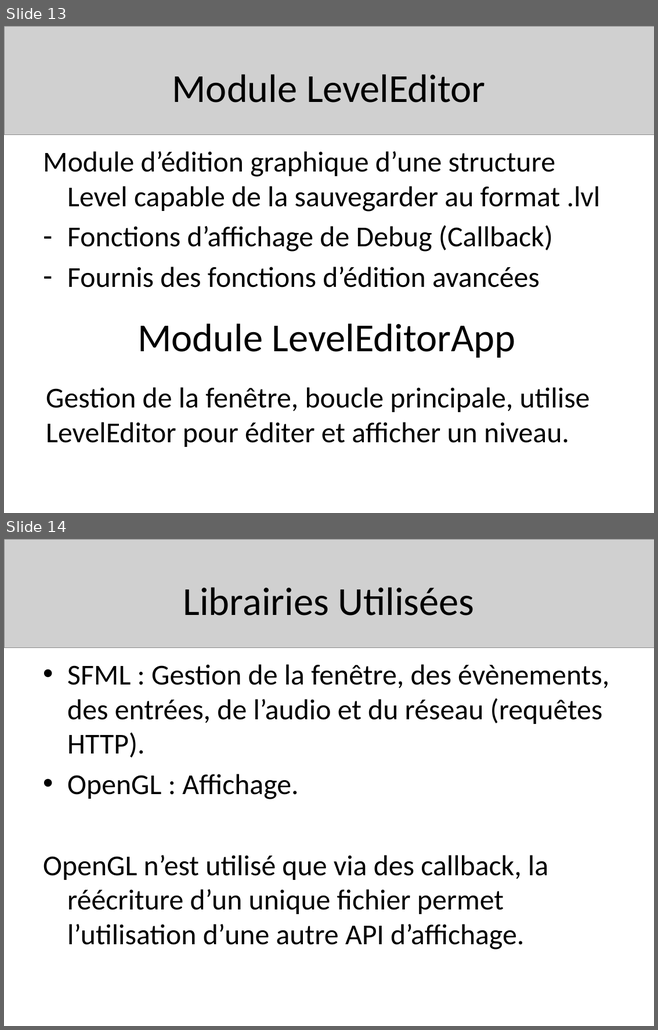
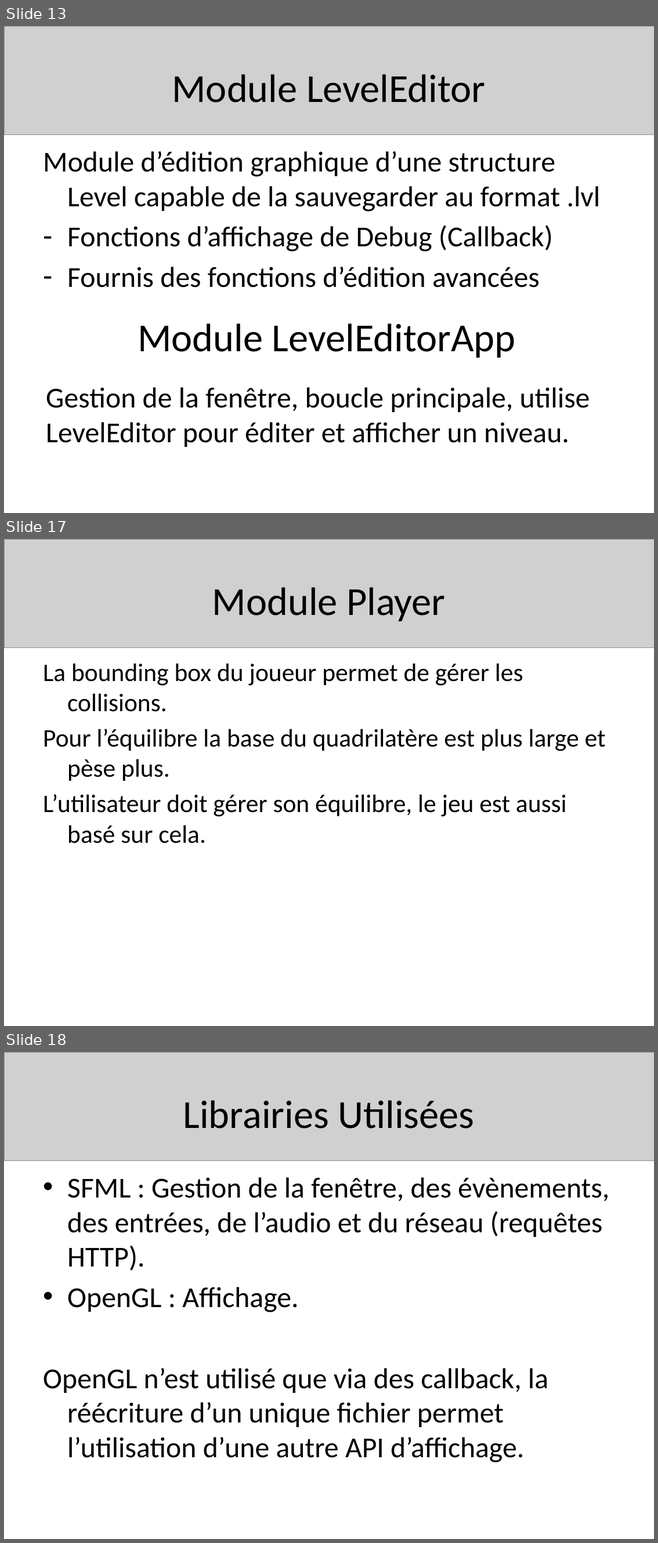
Before and after one commit to Senryoku/jump-n-run, a slide deck: Soutenance.pptx. Shown one above the other, each under a label of ours: slides 13 and 14 before the commit, slides 13, 17 and 18 after it; the slides between them are not shown. The pictures are 658x1030 and 658x1543 pixels, drawn with LibreOffice and Linux fonts; fonts in the diff are those of the drawing; grey boxes stand for pictures. Boxes give left, top, right and bottom in pixels: in the first picture for what was removed or moved away, otherwise in the second. Text is boxed around its words. In the diff, an @@ line names an element or a change of style, - is before the commit and + after.

```diff
--- a/Soutenance.pptx
+++ b/Soutenance.pptx
@@ slide 17 added at <box>4,539,654,1026</box>, background #FFFFFF @@
@@ picture added at <box>4,539,654,648</box> @@
@@ title added at <box>212,587,445,621</box>, 44 pt, text #000000 @@
+Module Player
@@ text added at <box>43,663,605,843</box>, 28 pt, text #000000 @@
+La bounding box du joueur permet de gérer les collisions.
+Pour l’équilibre la base du quadrilatère est plus large et pèse plus.
+L’utilisateur doit gérer son équilibre, le jeu est aussi basé sur cela.
@@ what was slide 14 is now slide 18 @@
```
Also in this commit, not shown: 3 other slides added.
